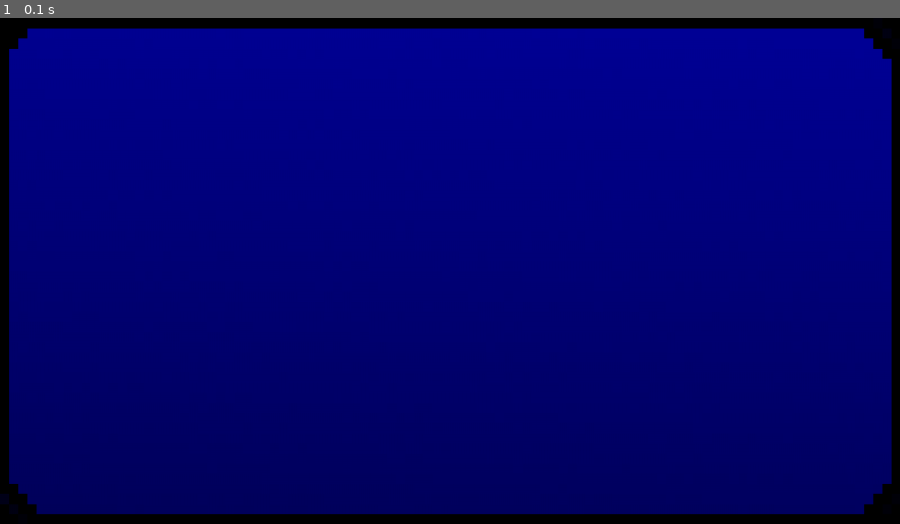
Above: before the commit, frame 1.
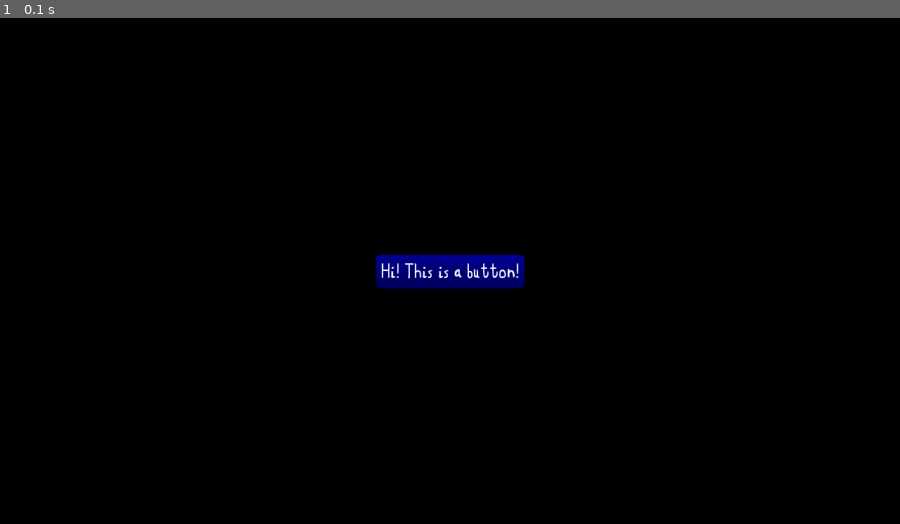
Above: after the commit, the same moment.

Repository: lumidify/BobGUI
Game: pygame game, started from GUI.py
Same seed, same stepped clock (60 frames per second), same inputs: the game is played once before the commit and once after it.
Inputs:
- Up to frame 1 (0.1 s): no input

The runs differ from the first frame. In frame 1, 93% of the frame differs, in the area x 1-100%, y 1-99%.

Commit message:
Update font path in Button.py

Diff:
--- a/Button.py
+++ b/Button.py
@@ -16,7 +16,7 @@
 
         self.padding = kwargs.get("padding", [0, 0, 0, 0])
         keep_aspect_ratio = kwargs.get("keep_aspect_ratio", False)
-        self.font = pygame.font.Font(os.path.join("..", "..", "font", "Lumidify_Casual.ttf"), 30)
+        self.font = pygame.font.Font(os.path.join("Lumidify_Casual.ttf"), 30)
         self.normal_image = ScaledImage(self.screen, os.path.join("button.png"), keep_aspect_ratio=keep_aspect_ratio)
         self.highlighted_image = ScaledImage(self.screen, os.path.join("button_highlighted.png"), keep_aspect_ratio=keep_aspect_ratio)
         self.pressed_image = ScaledImage(self.screen, os.path.join("button_pressed.png"), keep_aspect_ratio=keep_aspect_ratio)
--- a/GUI.py
+++ b/GUI.py
@@ -95,8 +95,8 @@
 a.grid(row=0, column=0, sticky="nswe")
 root.config_column(0, weight=1)
 root.config_row(0, weight=1)
-b = Button.Button(a, width=100, height=20)
-b.grid(row=0, column=0, sticky="nswe")
+b = Button.Button(a, text="Hi! This is a button!", command=sys.exit, padding=[10, 10, 10, 10])
+b.grid(row=0, column=0)
 a.config_column(0, weight=1)
 a.config_row(0, weight=1)
 while True:
